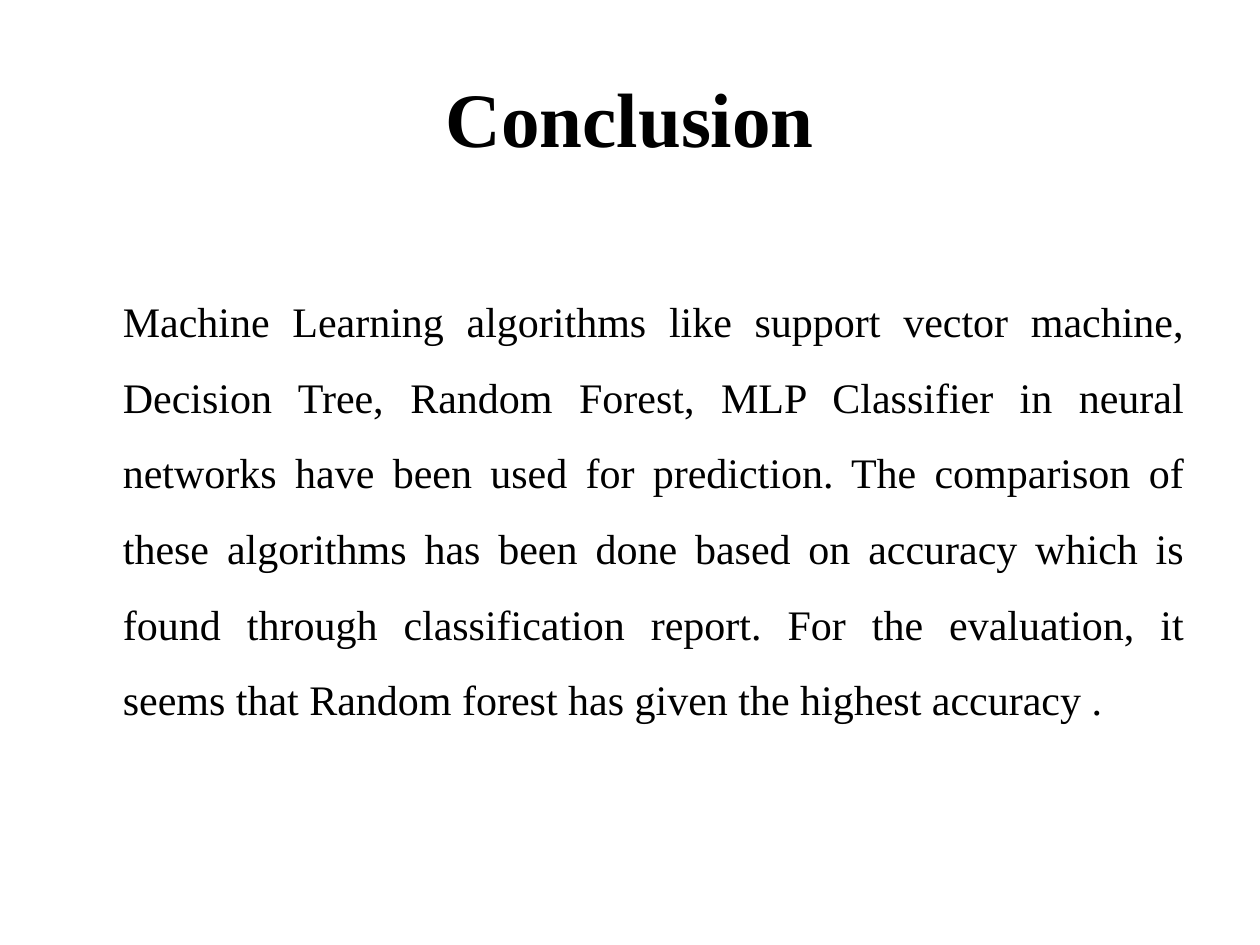
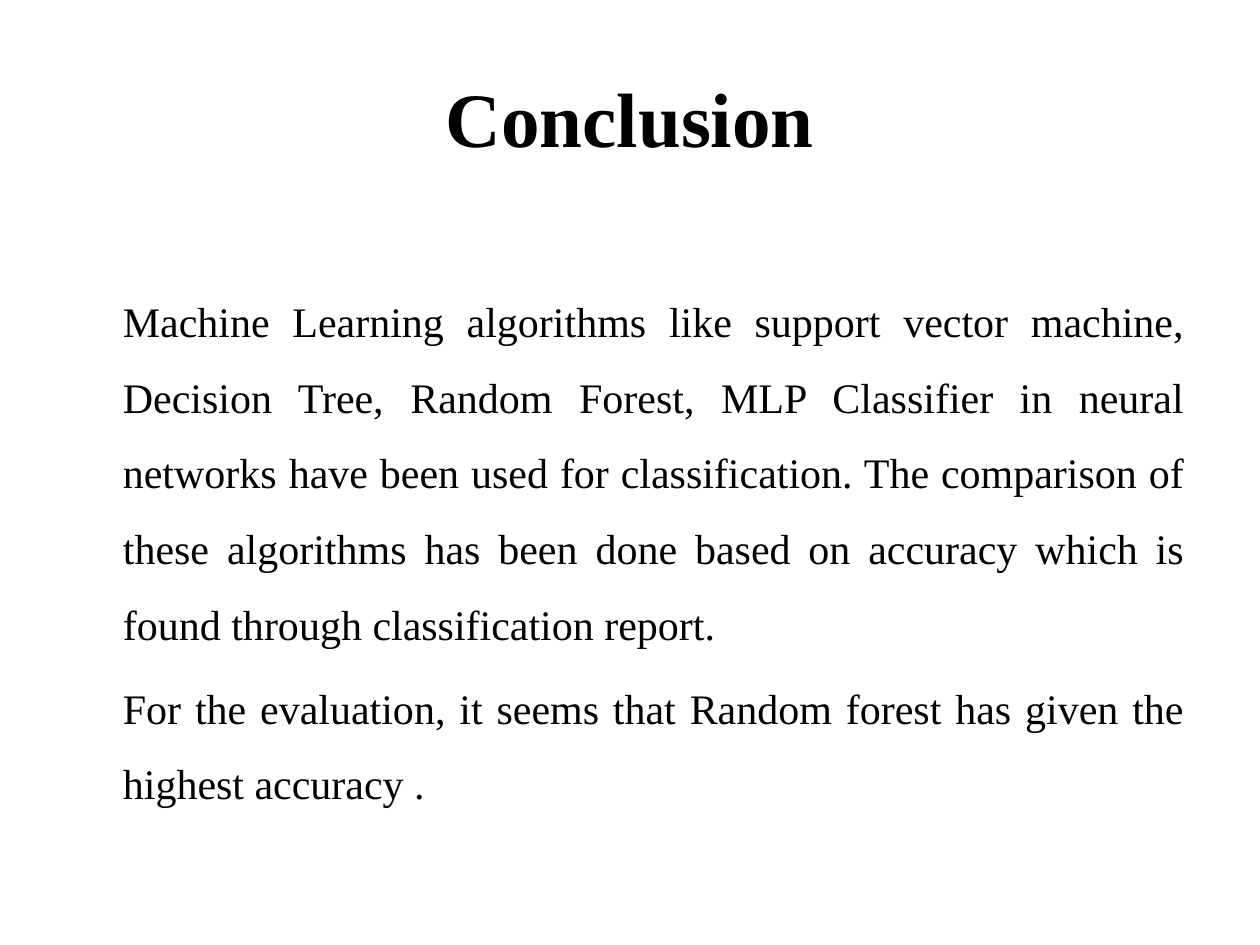
Before and after one commit to sathyapramod/ml-heart-survial, a slide deck: slide 13 of SathyaPramod.pptx. Drawn at 1260x945 pixels with LibreOffice and Linux fonts; fonts in the diff are those of the drawing; background and template pictures are left out. Boxes give left, top, right and bottom in pixels: in the first picture for what was removed or moved away, otherwise in the second. Text is boxed around its words. In the diff, an @@ line names an element or a change of style, - is before the commit and + after.

Commit message:
ppt edited

```diff
--- a/SathyaPramod.pptx
+++ b/SathyaPramod.pptx
@@ text at [123, 308, 1184, 808]: text changed @@
-Machine Learning algorithms like support vector machine, Decision Tree, Random Forest, MLP Classifier in neural networks have been used for prediction. The comparison of these algorithms has been done based on accuracy which is found through classification report. For the evaluation, it seems that Random forest has given the highest accuracy .
+Machine Learning algorithms like support vector machine, Decision Tree, Random Forest, MLP Classifier in neural networks have been used for classification. The comparison of these algorithms has been done based on accuracy which is found through classification report.
+For the evaluation, it seems that Random forest has given the highest accuracy .
```
Also in this commit, not shown: 3 other slides changed.
